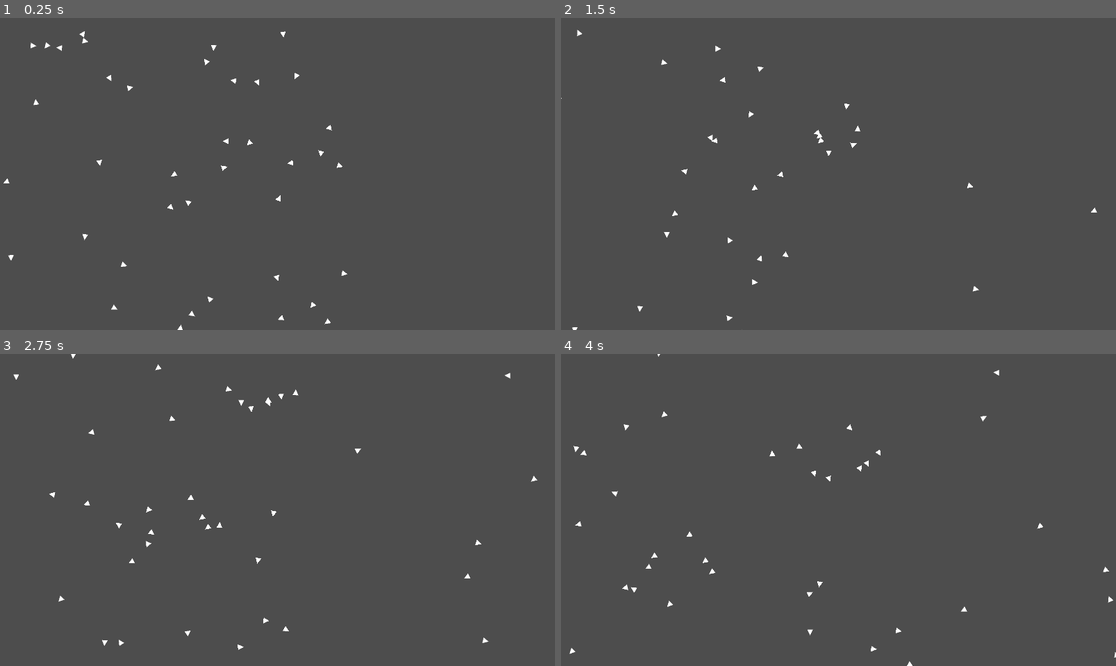
Above: before the commit, frames 1-4 (two rows, left to right).
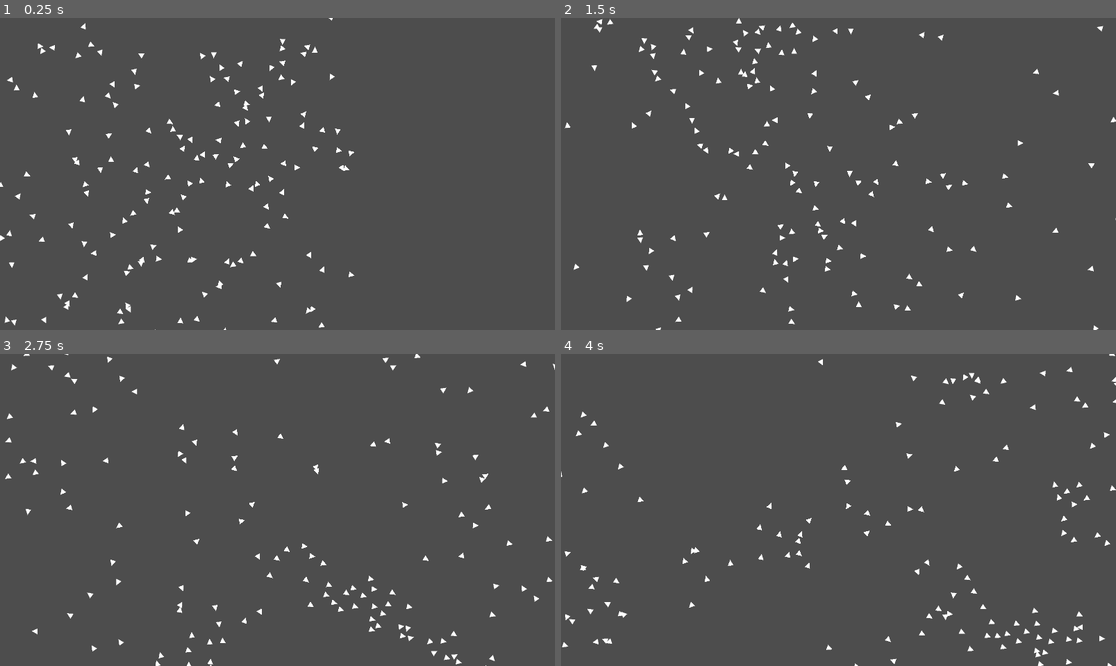
Above: after the commit, the same moments.

Repository: Sub1111/boids
Game: Godot game, scene res://2d/main_2d.tscn
Two runs of this game, one before a commit and one after it. Both use one fixed random seed, a clock stepped at 60 frames per second and the inputs below.
Inputs:
- Up to frame 1 (0.25 s): no input
- Up to frame 2 (1.5 s): no input
- Up to frame 3 (2.75 s): no input
- Up to frame 4 (4 s): no input

The runs differ from the first frame. In frame 1, 2.0% of the frame differs, in the area x 0-64%, y 0-100%; in frame 2, 1.8%; in frame 3, 1.8%; in frame 4, 1.8%.

Commit message:
Adding cohesion

Diff:
--- a/2d/fish_2d.gd
+++ b/2d/fish_2d.gd
@@ -1,16 +1,17 @@
 extends Node2D
 
 var detector: Area2D
-var flock_mates: Array[Node2D]
+var flockmates: Array[Node2D]
 
 var avoidance_strength = 1.0
 var alignment_strength = 1.0
+var cohesion_strength = 1.0
 
-const max_speed := 10.0
-const min_speed := 0.0
-const max_steer_force := max_speed / 2.
+const max_speed := 15.0
+const min_speed := 2.0
+const max_steer_force := max_speed / 3.
 const forward_acceleration: float = max_speed / 2.
-const avoidance_radius := 1.
+const avoidance_radius := 2.
 const vision_cone_threshhold := -0.7
 
 var velocity: Vector2
@@ -25,15 +26,16 @@
 # Called every frame. 'delta' is the elapsed time since the previous frame.
 func _process(delta: float) -> void:
 	acceleration = Vector2.ZERO
-	flock_mates = []
+	flockmates = []
 	for fish_area in detector.get_overlapping_areas():
 		var fish = fish_area.get_parent()
 		if in_vision_cone(fish.position):
-			flock_mates.append(fish)
+			flockmates.append(fish)
 
-	if flock_mates.size() > 0:
+	if flockmates.size() > 0:
 		acceleration += calculate_avoidance_force()
 		acceleration += calculate_alignment_force()
+		acceleration += calculate_cohesion_force()
 
 	velocity += acceleration
 	var speed: float = velocity.length()
@@ -55,12 +57,16 @@
 func move(velocity: Vector2, delta: float) -> void:
 	position += velocity * delta * scale
 
+#================================================================================
+# Forces
+#================================================================================
+
 # Avoidance
 func calculate_avoidance_force() -> Vector2:
 	var avg_dir: Vector2 = Vector2(0., 0.)
 	var dir: Vector2
 
-	for fish in flock_mates:
+	for fish in flockmates:
 		dir = (position - fish.position)
 		if dir.length() <= avoidance_radius * scale.x:
 			avg_dir += (dir.normalized()) * (1 / (dir.length() + 1.))
@@ -71,13 +77,26 @@
 	return avg_dir * avoidance_strength
 
 # Alignment
-# TODO: add dependency between distantion and impact of each fish
 func calculate_alignment_force() -> Vector2:
 	var avg_dir: Vector2 = Vector2.ZERO
 
-	for fish in flock_mates:
+	for fish in flockmates:
 		avg_dir += fish.velocity.normalized() * (1 / ((position - fish.position).length() + 1.))
 	avg_dir *= max_steer_force
 	avg_dir = avg_dir.normalized() * clamp(avg_dir.length(), 0., max_steer_force)
 
 	return avg_dir * alignment_strength
+
+# Cohesion
+func calculate_cohesion_force() -> Vector2:
+	var offset: Vector2 = Vector2.ZERO
+
+	for fish in flockmates:
+		offset += (fish.position - position).normalized() * (1 / ((position - fish.position).length() + 1.))
+	offset /= flockmates.size()
+
+
+	offset *= max_steer_force
+	offset = offset.normalized() * clamp(offset.length(), 0., max_steer_force)
+
+	return offset * cohesion_strength
--- a/2d/main_2d.gd
+++ b/2d/main_2d.gd
@@ -1,6 +1,6 @@
 extends Node2D
 
-@export var fish_amount := 40
+@export var fish_amount := 160
 var fish_instance = preload("res://2d/fish_2d.tscn")
 
 func _ready() -> void:
